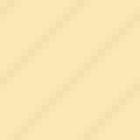
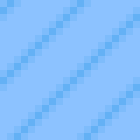
The second 140×140 image is a revision of the first. Changes to its layers:
"Layer 1": blend linear burn → color burn, painted on it over [0, 0, 140, 140]
"Layer 0": opacity 30% → 40% over [0, 0, 140, 140]
